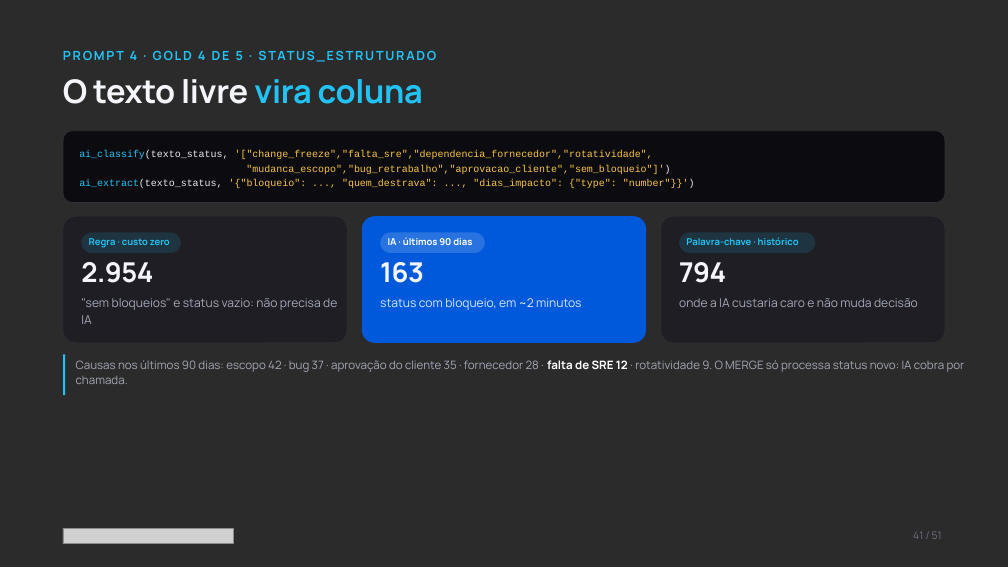
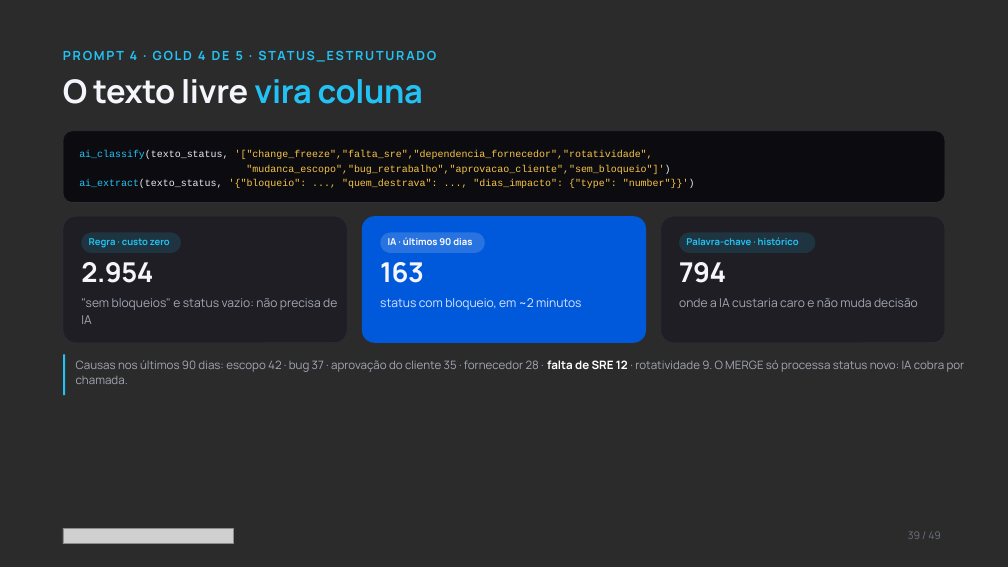
Before and after one commit to AugustoKoche-AI/ImersaoControlTower, a slide deck: slide 39 of slides/pptx/Lançamento Outubro - Aula 02.pptx (slide 41 before the commit). Drawn at 1008x567 pixels with LibreOffice and Linux fonts; fonts in the diff are those of the drawing; grey boxes stand for pictures; background and template pictures are left out; a plain dark background stands for a picture behind light text. Boxes give left, top, right and bottom in pixels: in the first picture for what was removed or moved away, otherwise in the second. Text is boxed around its words. In the diff, an @@ line names an element or a change of style, - is before the commit and + after.

```diff
--- a/slides/pptx/Lançamento Outubro - Aula 02.pptx
+++ b/slides/pptx/Lançamento Outubro - Aula 02.pptx
@@ text at [908, 531, 941, 539]: text changed @@
-41 / 51
+39 / 49
```
Also in this commit, not shown: 45 other slides changed, 1 slide added, 3 slides removed, 9 other files.
